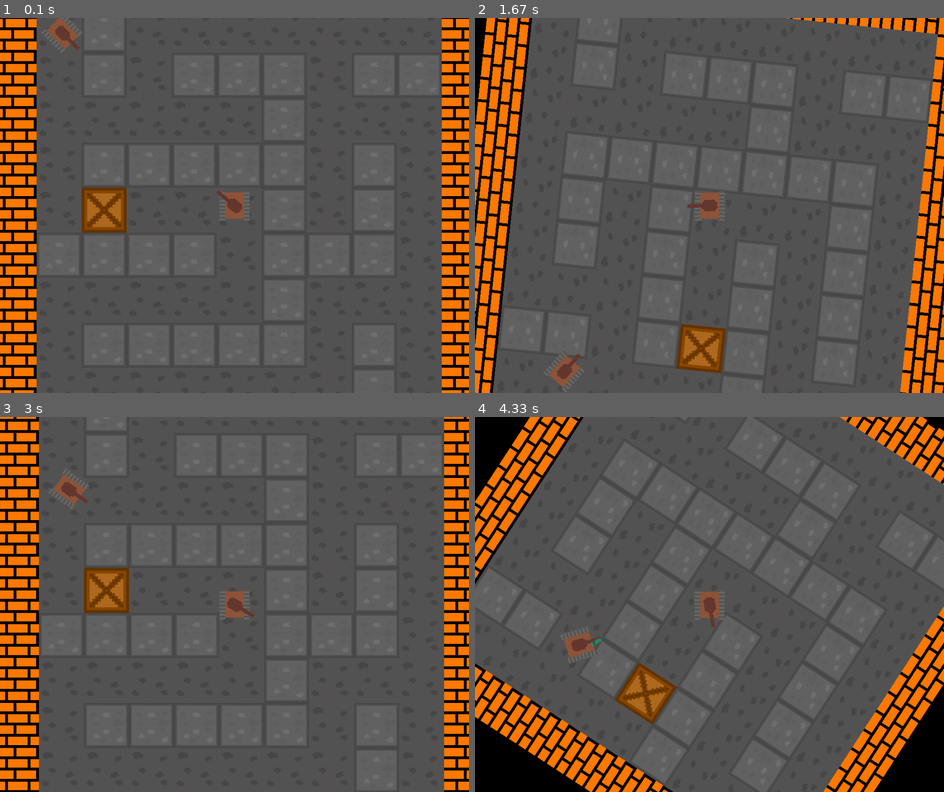
Above: before the commit, frames 1-4 (two rows, left to right).
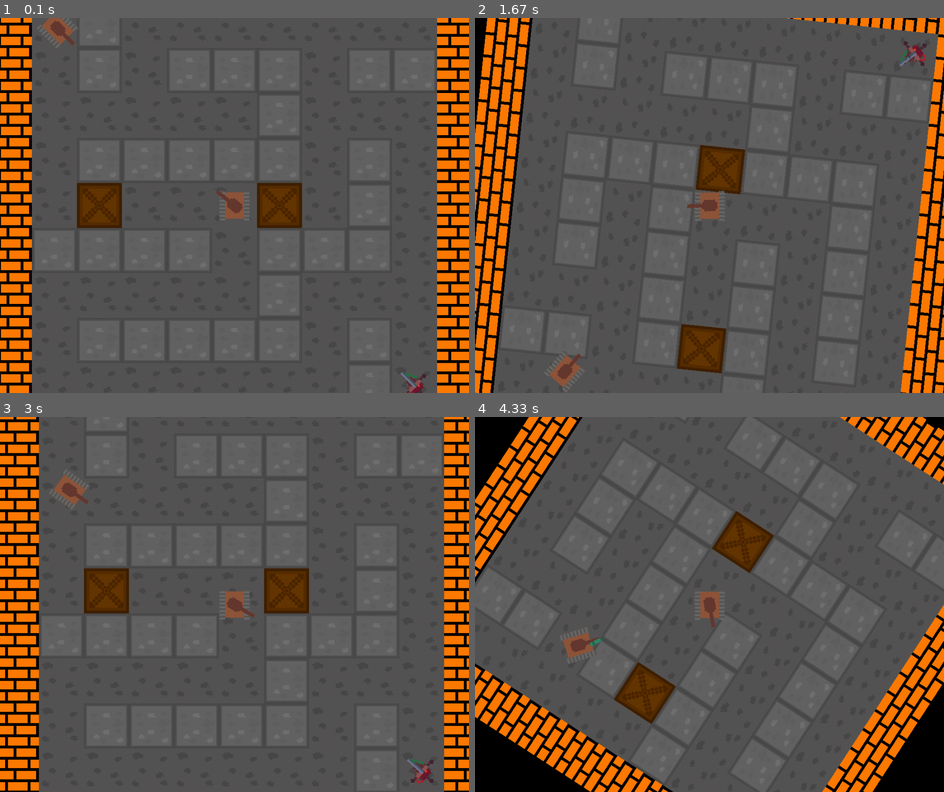
Above: after the commit, the same moments.

Repository: f1rsov08/PyGameProject
Game: pygame game, started from main.py
Two runs of this game, one before a commit and one after it. Both use one fixed random seed, a clock stepped at 60 frames per second and the inputs below.
Inputs (mouse positions are in pixels of both pictures, inside the frame that each line leads up to):
- Up to frame 1 (0.1 s): no input
- Up to frame 2 (1.67 s): hold D 0.33-0.8 s; move the mouse to (690, 220) at 0.37 s; hold W 0.83-1.13 s; move the mouse to (859, 194) at 0.87 s; hold D 1.17-1.63 s; move the mouse to (596, 209) at 1.2 s
- Up to frame 3 (3 s): hold A 1.67-2.2 s; move the mouse to (89, 548) at 1.7 s; hold S 2.23-2.53 s; move the mouse to (304, 473) at 2.27 s; hold A 2.57-2.97 s; move the mouse to (290, 638) at 2.6 s
- Up to frame 4 (4.33 s): hold W 3-3.37 s; move the mouse to (718, 477) at 3.03 s; hold D 3.4-4.03 s; move the mouse to (540, 593) at 3.43 s; hold S from 4.07 s (still down); move the mouse to (714, 645) at 4.1 s

The runs differ from the first frame. In frame 1, 17% of the frame differs, in the area x 0-100%, y 0-100%; in frame 2, 4.5%; in frame 3, 4.4%; in frame 4, 5.8%.

Commit message:
Добавлена турель

Diff:
--- a/data/maps/maze.txt
+++ b/data/maps/maze.txt
@@ -3,7 +3,7 @@
 #2+2+++2++#
 #22222+222#
 #2+++++2+2#
-#2L222+2+2#
+#2D222D2+2#
 #++++2+++2#
 #22222+222#
 #2+++++2+2#
--- a/main.py
+++ b/main.py
@@ -221,7 +221,7 @@
 
     def shoot(self, camera=None):
         if pygame.time.get_ticks() - self.last_shot_time >= self.reload_time:
-            all_sprites.add(Bullet(self.x, self.y, self.get_target(camera), self.team))
+            all_sprites.add(Bullet(self.x, self.y, self.get_target(camera), 25, 'big', self.team))
             self.last_shot_time = pygame.time.get_ticks()
 
     def update(self):
@@ -236,6 +236,91 @@
                 self.turn(5)
 
 
+class Turret(Entity):
+    '''
+    Турель
+    '''
+
+    def __init__(self, x, y, direction=0, health=100, reload_time=250, ai='enemy', team='enemy'):
+        super().__init__(x, y, direction, health, tanks)
+        # Загрузка изображений
+        self.image_track = pygame.transform.scale(load_image("images/turret_track.png"), (64, 64))
+        self.image_turret = pygame.transform.scale(load_image("images/turret_turret.png"), (128, 128))
+        self.rect = self.image_track.get_rect()
+        # Задаем координаты турели
+        self.rect.x = self.x
+        self.rect.y = self.y
+        # Задаем направление башни турели
+        self.turret_direction = direction
+        # Время перезарядки
+        self.reload_time = reload_time
+        self.last_shot_time = 0
+        # ИИ
+        self.ai = ai
+        self.team = team
+
+    def draw(self, screen, camera):
+        '''
+        Рисование танка
+        '''
+        width, height = screen.get_width(), screen.get_height()
+        # Вычисляем координаты танка на экране при центре в (0, 0)
+        x = (camera.x - self.x) * -1
+        y = (camera.y - self.y) * -1
+        # Получаем направление к цели
+        target_angle = self.get_target()
+        if target_angle is None:
+            target_angle = self.direction - 90
+        # Рисуем
+        blit_rotate(screen, self.image_track, (x + width // 2, y + height // 2), (32, 32),
+                    self.direction * -1)
+        blit_rotate(screen, self.image_turret, (x + width // 2, y + height // 2), (64, 64),
+                    target_angle * -1 - 90)
+
+    def get_target(self):
+        '''
+        Получаем цель танка
+        '''
+        if self.ai == 'enemy':
+            # Если танком управляет враг, то функция возвращает координаты ближайшего игрока
+            players = \
+                sorted(filter(lambda sprite: type(sprite) is Tank and sprite.team == 'player', all_sprites),
+                       key=lambda sprite: distance(self.x, self.y, sprite.x, sprite.y))
+            if players:
+                target_x, target_y = players[0].coords()
+                target_x, target_y = target_x - self.x, target_y - self.y
+            else:
+                return None
+        else:
+            # Если кто-то другой, то 0, 0
+            target_x, target_y = 0, 0
+        try:
+            target_angle = math.degrees(math.atan(target_y / target_x))
+        except ZeroDivisionError:
+            if target_y > 0:
+                target_angle = 90
+            elif target_y < 0:
+                target_angle = 270
+            else:
+                target_angle = 0
+        else:
+            if target_x < 0:
+                target_angle += 180
+        return target_angle
+
+    def shoot(self):
+        if pygame.time.get_ticks() - self.last_shot_time >= self.reload_time:
+            all_sprites.add(Bullet(self.x, self.y, self.get_target(), 10, 'small', self.team))
+            self.last_shot_time = pygame.time.get_ticks()
+
+    def update(self):
+        super().update()
+        if self.ai == 'enemy':
+            target = self.get_target()
+            if target:
+                self.shoot()
+
+
 class Obstacle(Entity):
     '''
     Препятсвтие
@@ -267,13 +352,17 @@
     Снаряд
     '''
 
-    def __init__(self, x, y, direction=0, team='player'):
+    def __init__(self, x, y, direction=0, damage=25, size='big', team='player'):
         super().__init__(x, y, direction, -1)
-        self.bullet = pygame.transform.scale(load_image("images/bullet.png"), (28, 8))
+        if size == 'big':
+            self.bullet = pygame.transform.scale(load_image(f"images/big_bullet.png"), (28, 8))
+        elif size == 'small':
+            self.bullet = pygame.transform.scale(load_image(f"images/small_bullet.png"), (8, 8))
         self.rect = self.bullet.get_rect()
         self.rect.x = self.x
         self.rect.y = self.y
         self.distance = 0
+        self.damage = damage
         self.team = team
 
     def draw(self, screen, camera):
@@ -300,8 +389,9 @@
         if self.distance > 1200:
             self.kill()
         for i in all_sprites:
-            if pygame.sprite.collide_rect(self, i) and i != self and not (type(i) is Tank and i.team == self.team):
-                i.health -= 25
+            if pygame.sprite.collide_rect(self, i) and i != self and not (
+                    type(i) in [Tank, Turret, Bullet] and i.team == self.team):
+                i.health -= self.damage
                 self.kill()
 
 
@@ -488,10 +578,11 @@
     # для создания карты
     map.generate()
     # Создаем танк игрока
-    player = Tank(230, 230)
+    player = Tank(5 * 96 - 288 + 48, 5 * 96 - 288 + 48)
 
     # Создаем танк врага
     enemies.add(Tank(96 - 288 + 48, 96 - 288 + 48, ai='enemy', team='enemy'))
+    enemies.add(Turret(9 * 96 - 288 + 48, 9 * 96 - 288 + 48))
 
     # Создаем камеру
     camera = Camera(0, 0, 0, player)
Renamed: data/images/bullet.png -> data/images/big_bullet.png
Binary file added: data/images/small_bullet.png
Binary file added: data/images/turret_track.png
Binary file added: data/images/turret_turret.png
